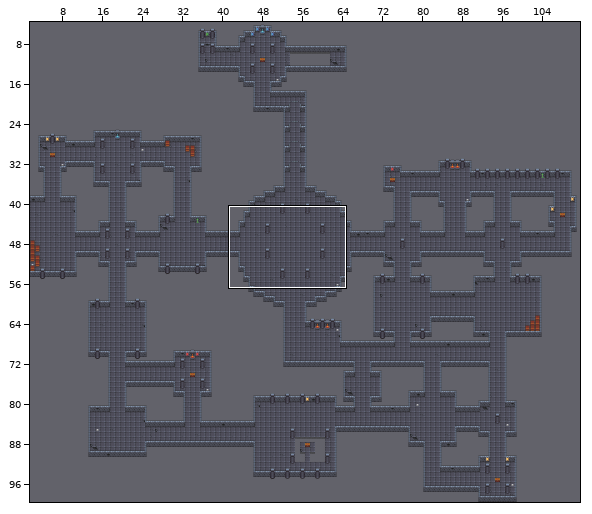
Tiled map (JSON), stored at assets/tilemaps/level-1-floor-3.json. Above: a wide view before the commit, with the close-up outlined.
Close-up. First the earlier version:
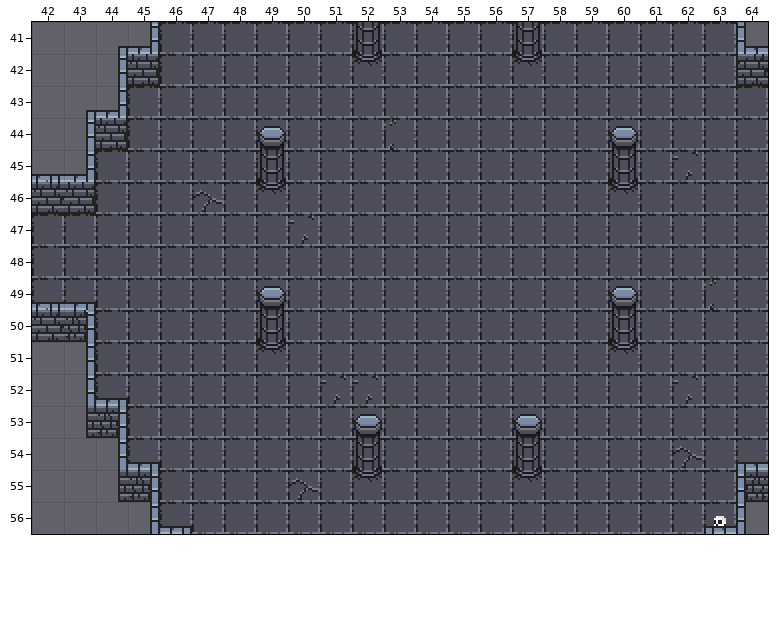
Cells are 32x32 px. Shown: x 42..64, y 41..56.
New version:
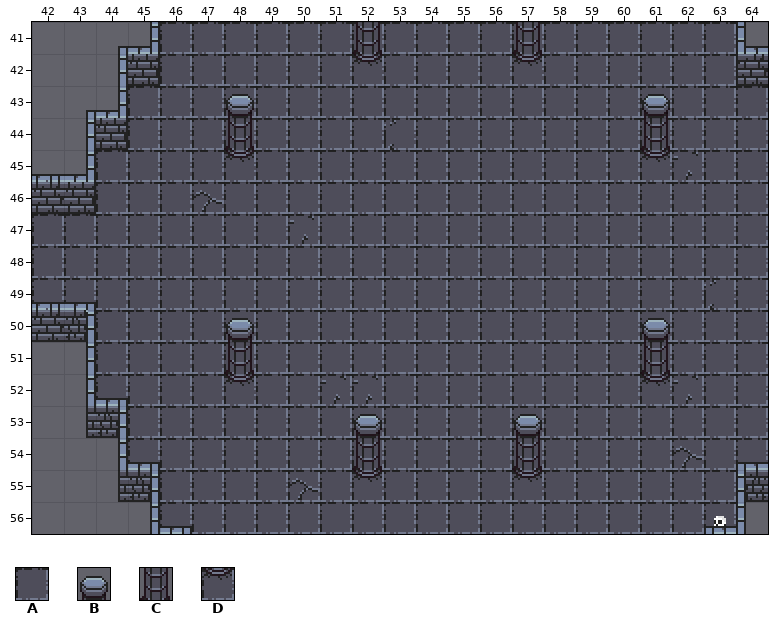
Key: from "tileset": A 29, B 40, C 47, D 55.
_ is an empty cell, . an unchanged one.
Change:
--- layer "walkable"
@@ x 48..61 @@
-45 A............A
-46 .D..........D.
+45 D............D
+46 .A..........A.
@@ x 48..61 @@
-51 .D..........D.
-52 A............A
+51 .A..........A.
+52 D............D
--- layer "block"
@@ x 48..61 @@
-44 _............_
-45 .C..........C.
+44 C............C
+45 ._.........._.
@@ x 48..61 @@
-50 .C..........C.
-51 _............_
+50 ._.........._.
+51 C............C
--- layer "above"
@@ x 48..61 @@
-43 _............_
-44 .B..........B.
+43 B............B
+44 ._.........._.
@@ x 48..61 @@
-49 .B..........B.
-50 _............_
+49 ._.........._.
+50 B............B
Boxes around the changes in both close-ups, in picture pixels (x1, y1, x2, y2):
changed: (224, 94, 288, 202)
changed: (608, 94, 672, 202)
changed: (224, 286, 288, 394)
changed: (608, 286, 672, 394)
